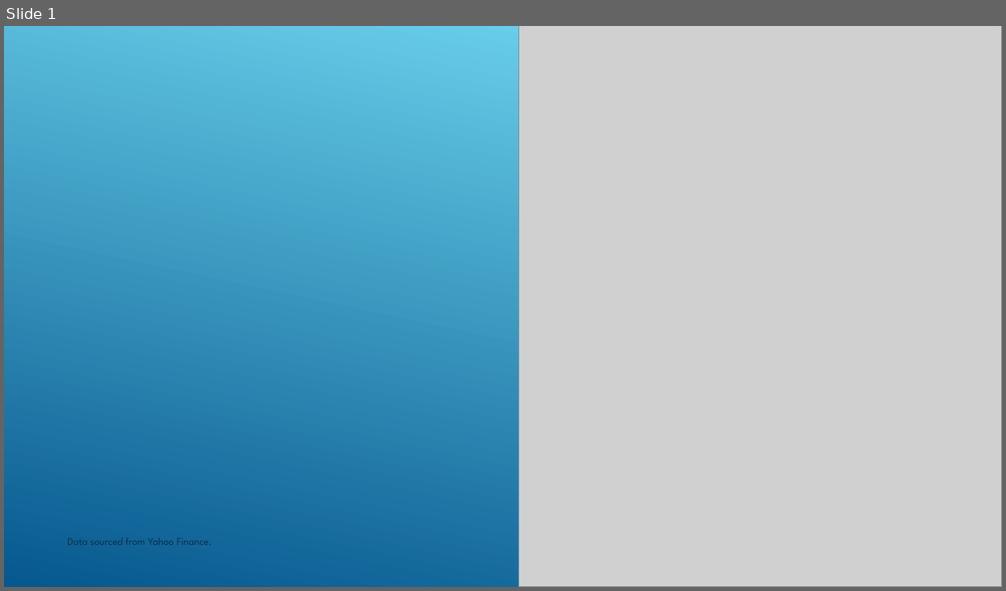
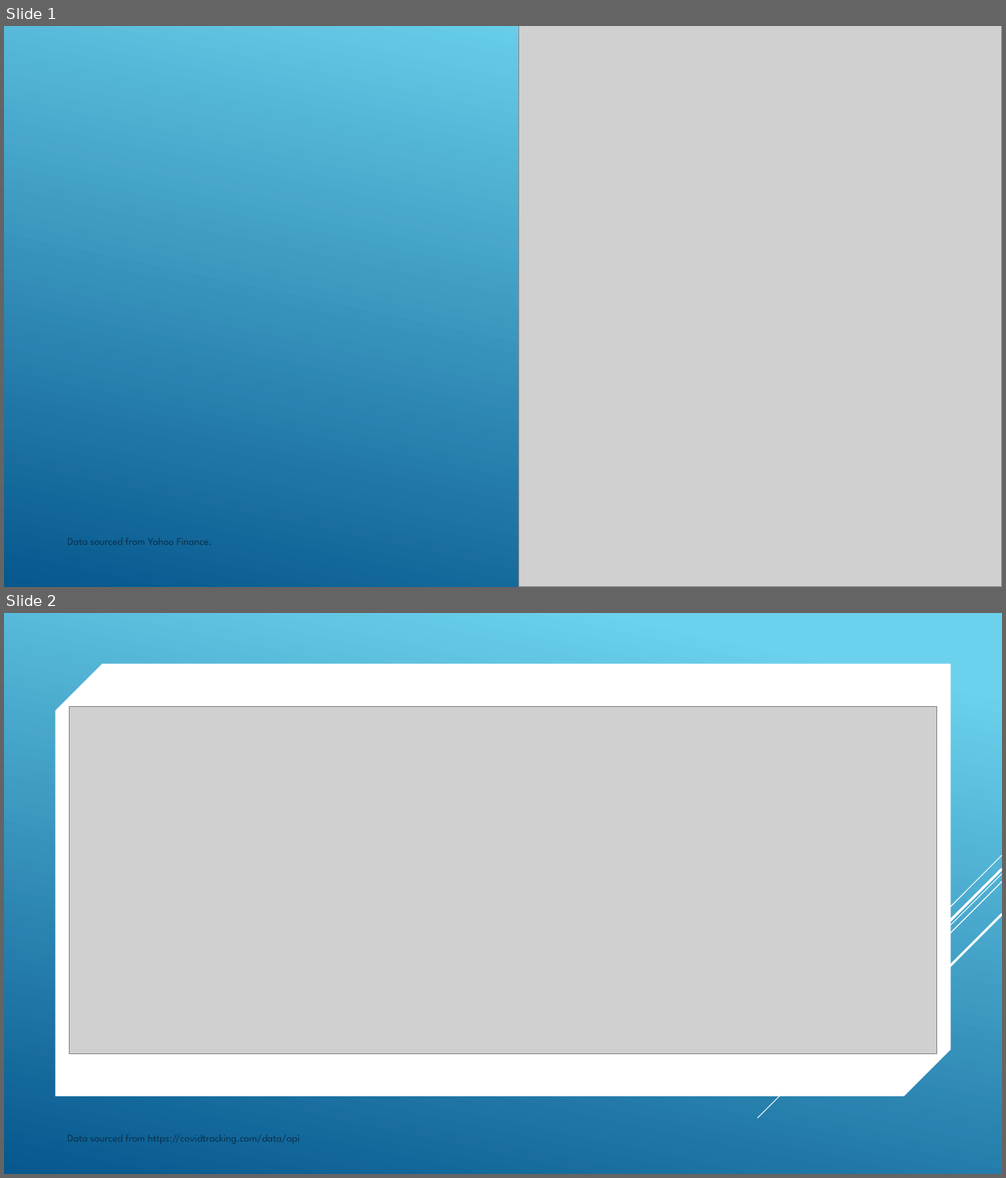
Before and after one commit to danawoodruff/Car-Sales-Analysis, a slide deck: StockPowerPointSlideMockup.pptx. Shown one above the other, each under a label of ours: slide 1 before the commit, slides 1 and 2 after it. The pictures are 1006x591 and 1006x1178 pixels, drawn with LibreOffice and Linux fonts; fonts in the diff are those of the drawing; grey boxes stand for pictures. Boxes give left, top, right and bottom in pixels: in the first picture for what was removed or moved away, otherwise in the second. Text is boxed around its words. In the diff, an @@ line names an element or a change of style, - is before the commit and + after.

```diff
--- a/StockPowerPointSlideMockup.pptx
+++ b/StockPowerPointSlideMockup.pptx
@@ slide 2 added at [4,613,1002,1174], background gradient #6ED2EB to #06588E @@
@@ snip diag rect added at [56,664,951,1097], fill #FFFFFF @@
@@ picture added at [69,707,938,1054] @@
@@ group added at [758,855,1002,1118]: 5 lines @@
@@ text added at [67,1135,300,1144], 10 pt, text #0A304A @@
+Data sourced from https://covidtracking.com/data/api
```
Also in this commit, not shown: 9 other slides added, 1 slide removed, 29 other files.
